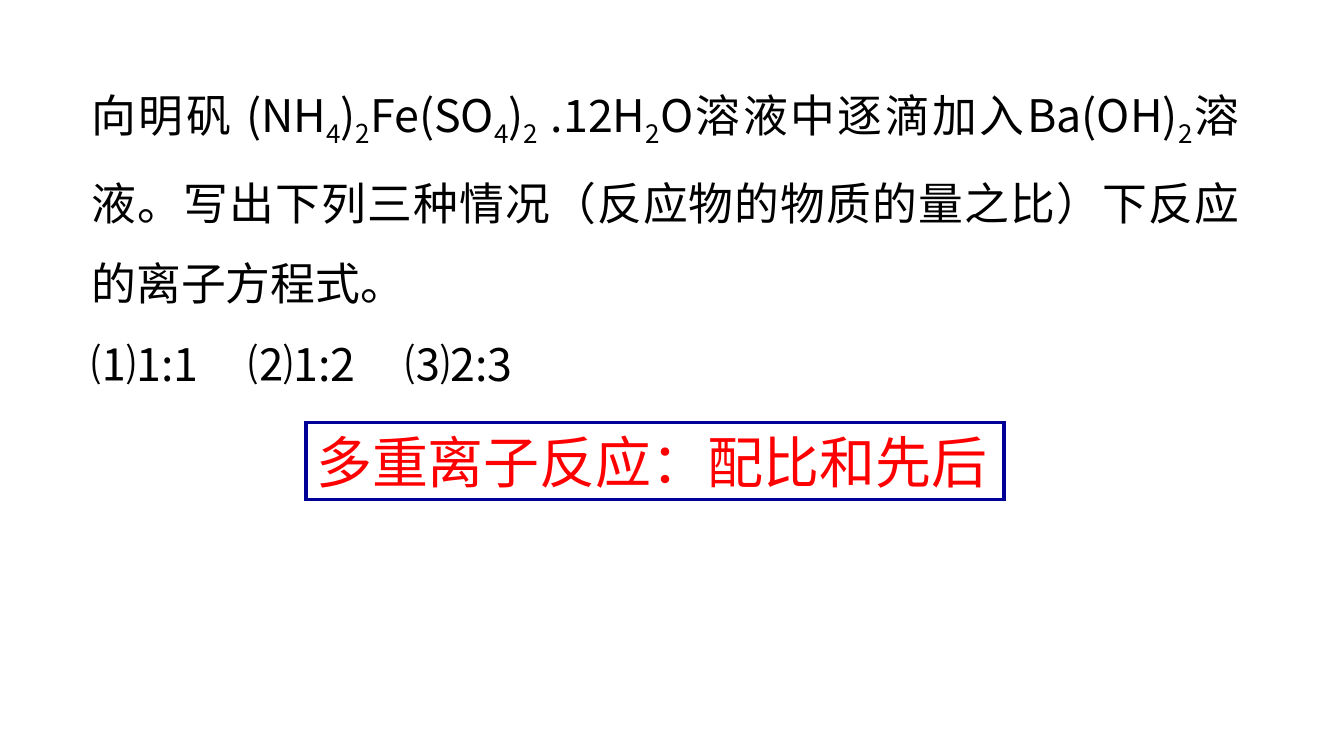
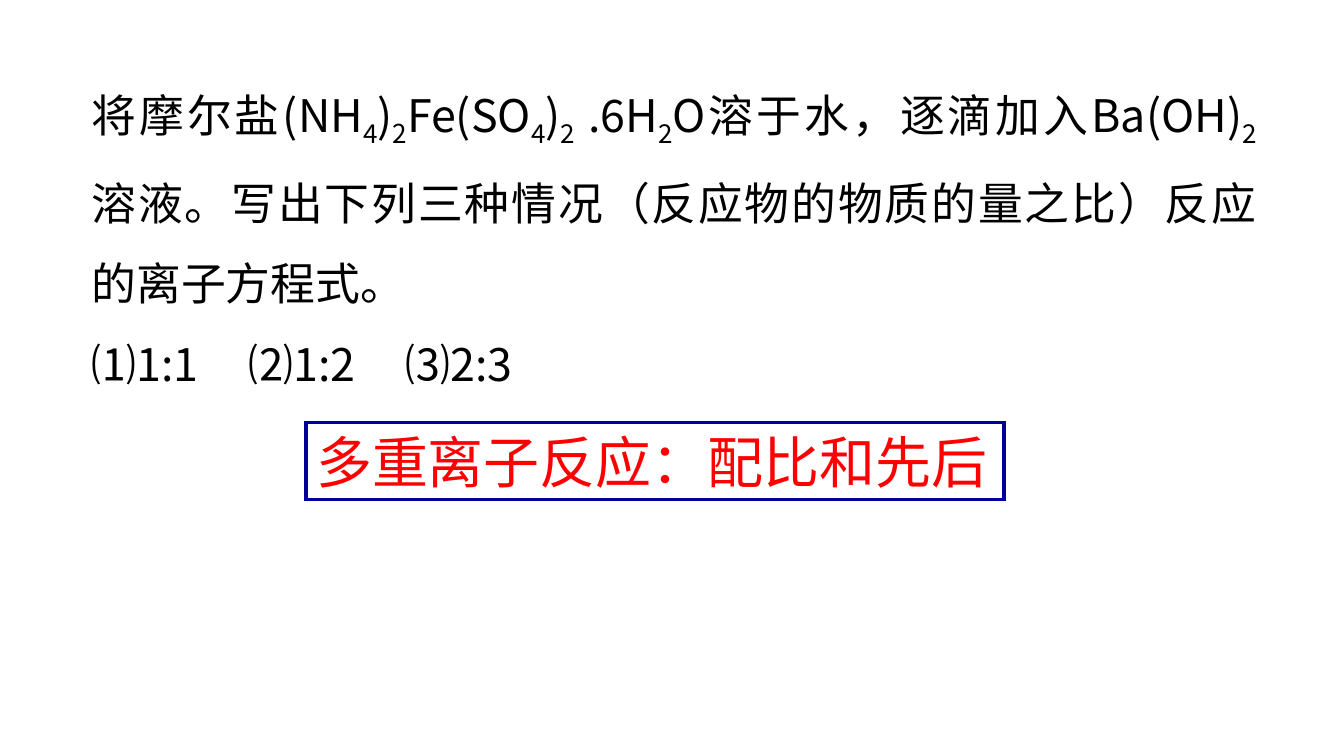
Before and after one commit to EntropyRiser/underwaterftp, a slide deck: slide 34 of files/Chemistry/一轮复习—离子反应专题 正式.ppt (slide 35 before the commit). Drawn at 1344x756 pixels with LibreOffice and Linux fonts; fonts in the diff are those of the drawing. Boxes give left, top, right and bottom in pixels: in the first picture for what was removed or moved away, otherwise in the second. Text is boxed around its words. In the diff, an @@ line names an element or a change of style, - is before the commit and + after.

```diff
--- a/files/Chemistry/一轮复习—离子反应专题 正式.ppt
+++ b/files/Chemistry/一轮复习—离子反应专题 正式.ppt
@@ text at [91, 94, 1256, 304]: text changed @@
-向明矾 (NH4)2Fe(SO4)2 .12H2O溶液中逐滴加入Ba(OH)2溶液。写出下列三种情况（反应物的物质的量之比）下反应的离子方程式。
+将摩尔盐(NH4)2Fe(SO4)2 .6H2O溶于水，逐滴加入Ba(OH)2溶液。写出下列三种情况（反应物的物质的量之比）反应的离子方程式。
```
Also in this commit, not shown: 3 other slides changed, 8 slides added, 25 slides removed.
